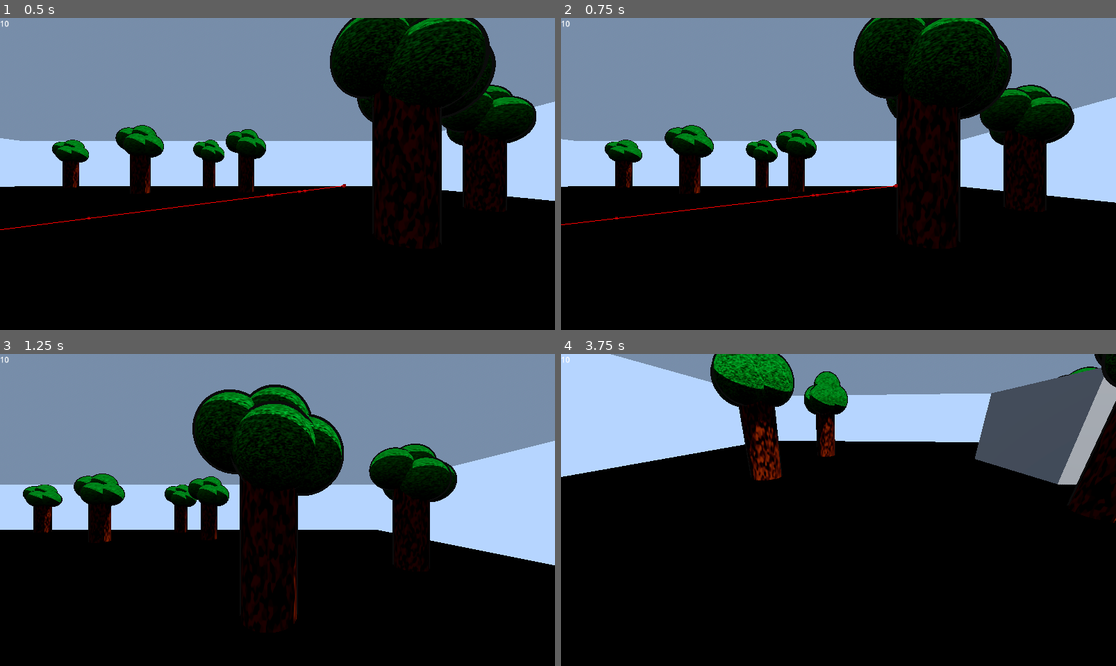
Above: before the commit, frames 1-4 (two rows, left to right).
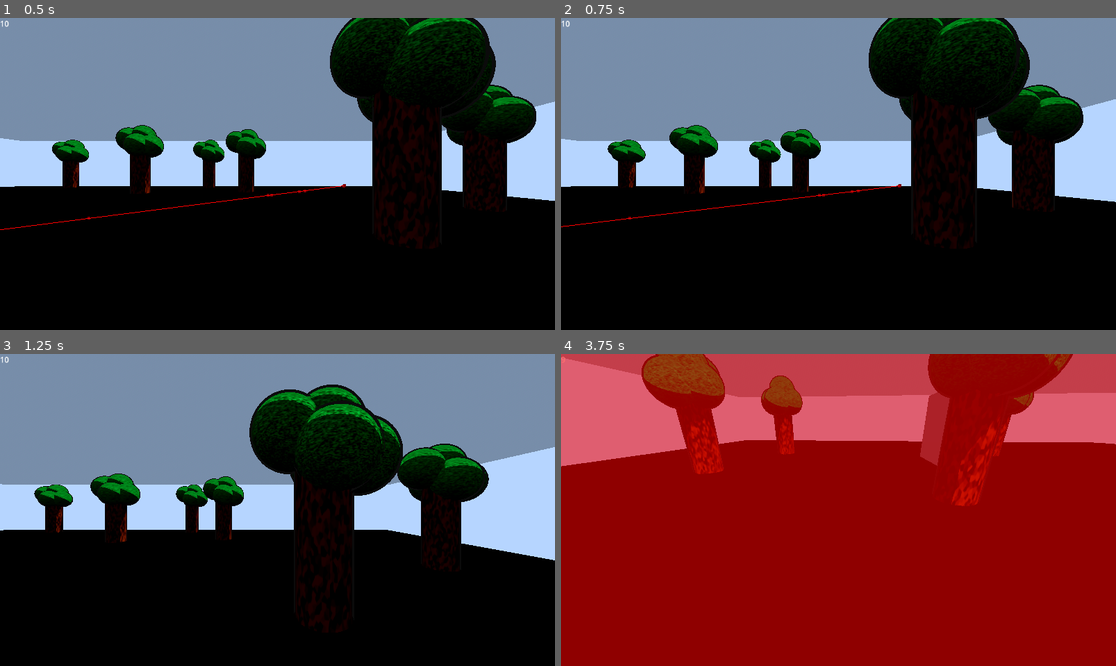
Above: after the commit, the same moments.

Repository: Kelvysb/Aula_Godot_Enemy
Game: Godot game, scene res://main_scene.tscn
Same seed, same stepped clock (60 frames per second), same inputs: the game is played once before the commit and once after it.
Inputs (mouse positions are in pixels of both pictures, inside the frame that each line leads up to):
- Up to frame 1 (0.5 s): no input
- Up to frame 2 (0.75 s): move the mouse to (960, 158) at 0.52 s; hold D (Right) from 0.53 s (still down); click (960, 158) at 0.67 s
- Up to frame 3 (1.25 s): keep holding D (Right); tap Space (Jump) at 0.77 s
- Up to frame 4 (3.75 s): move the mouse to (810, 510) at 1.27 s; release D (Right) at 1.28 s; hold W (Up) from 1.28 s (still down); tap Space (Jump) at 1.52, 3.02 s; move the mouse to (849, 503) at 2.02 s; move the mouse to (832, 516) at 2.77 s; move the mouse to (877, 513) at 3.52 s

Frame 1 is identical in both runs. In frame 2, 7.5% of the frame differs, in the area x 0-100%, y 0-74%; in frame 3, 18%; in frame 4, 100%, in the area x 0-100%, y 0-100%.

Commit message:
state machine

Diff:
--- a/Inimigo.gd
+++ b/Inimigo.gd
@@ -2,6 +2,8 @@
 
 const SPEED = 2.0
 const JUMP_VELOCITY = 4.5
+const PURSUIT_SPEED = 5.0
+@onready var velocidade = SPEED
 @onready var navigation_agent_3d = $NavigationAgent3D as NavigationAgent3D
 @onready var space = get_viewport().world_3d.direct_space_state
 @onready var vision = $Vision
@@ -39,7 +41,7 @@
 
 	var next_path_position: Vector3 = navigation_agent_3d.get_next_path_position()
 	var current_agent_position: Vector3 = global_position
-	var new_velocity: Vector3 = (next_path_position - current_agent_position).normalized() * SPEED
+	var new_velocity: Vector3 = (next_path_position - current_agent_position).normalized() * velocidade
 	navigation_agent_3d.set_velocity(new_velocity.move_toward(new_velocity, .25))
 
 
@@ -52,12 +54,14 @@
 	move_and_slide()
 
 func ExecutarAndando():
+	velocidade = SPEED
 	print_debug("Estado : Andando")
 	if(navigation_agent_3d.is_navigation_finished()):
 		var target = get_tree().get_nodes_in_group("alvos").pick_random().global_position
 		navigation_agent_3d.set_target_position(target)
 
 func ExecutarSeguindo(target : Vector3):
+	velocidade = PURSUIT_SPEED
 	print_debug("Estado : Segindo")
 	navigation_agent_3d.set_target_position(target)
 
--- a/Player.gd
+++ b/Player.gd
@@ -2,9 +2,12 @@
 
 class_name Player
 
-const SPEED = 5.0
+const SPEED = 3.0
+
+
 const JUMP_VELOCITY = 4.5
 const MOUSE_SENSITIVITY = 0.01
+
 
 @onready var vida = $Control/Vida
 
@@ -13,6 +16,7 @@
 
 var maxHp: int = 10
 @onready var hp : int = maxHp
+@onready var tela_dano = $Control/TelaDano
 
 @onready var pivot = $Pivot
 @onready var camera = $Pivot/Camera3D
@@ -56,3 +60,6 @@
 	hp = hp - dano
 	if hp <= 0:
 		get_tree().quit()
+	var tween = get_tree().create_tween()
+	tela_dano.modulate = Color(1,0,0,0.8)
+	tween.tween_property(tela_dano, "modulate", Color(1,0,0,0), 0.5)
--- a/Player.tscn
+++ b/Player.tscn
@@ -23,6 +23,17 @@
 offset_right = 40.0
 offset_bottom = 23.0
 
+[node name="TelaDano" type="ColorRect" parent="Control"]
+modulate = Color(1, 1, 1, 0)
+layout_mode = 1
+anchors_preset = 15
+anchor_right = 1.0
+anchor_bottom = 1.0
+grow_horizontal = 2
+grow_vertical = 2
+mouse_filter = 2
+color = Color(1, 0, 0, 1)
+
 [node name="MeshInstance3D" type="MeshInstance3D" parent="."]
 mesh = SubResource("CapsuleMesh_tm5y3")
 
